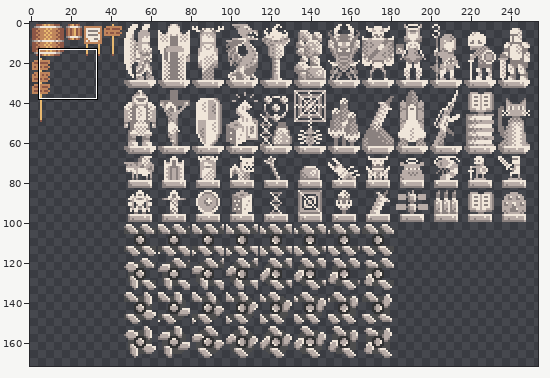
Sprite sheet: Assets/Texture/Environment.png. The first picture is a wide view before the edit; the outline marks the close-up.
Close-up. Earlier state:
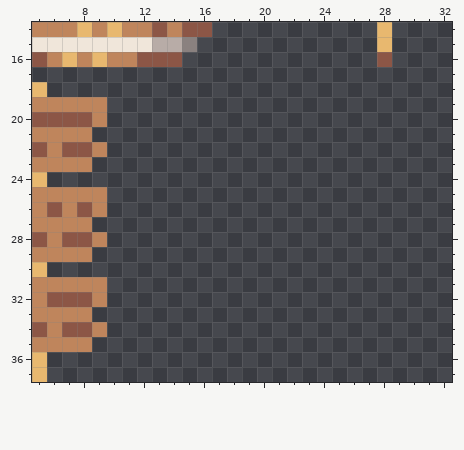
The file is 256x256 pixels. Shown: x 5..32, y 14..37. The wide view leaves out empty margins.
After the commit:
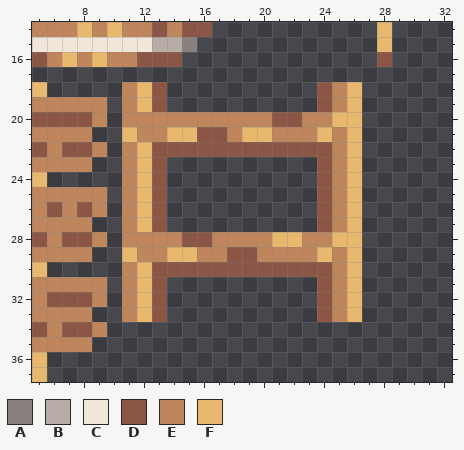
Palette (. is transparent): A #8a817f  B #b8aca7  C #f0e6da  D #8c5646  E #bf855c  F #e8b86f
Edits made:
Changed rows in their new state; - is an unchanged pixel.
first column x 11:
18 EFD----------DEF
19 EFD----------DEF
20 EEEEEEEEEEDDEEFF
21 FEEFFDDEFFEEEFEF
22 EFDDDDDDDDDDDDEF
23 EFD----------DEF
24 EFD----------DEF
25 EFD----------DEF
26 EFD----------DEF
27 EFD----------DEF
28 EEEEDDEEEEFFEEFF
29 FEEFFEEDDEEEEFEF
30 EFDDDDDDDDDDDDEF
31 EFD----------DEF
32 EFD----------DEF
33 EFD----------DEF
Pixel boxes of the changes (left, top, right, bottom) in both close-ups:
added: (122, 82, 362, 322)
